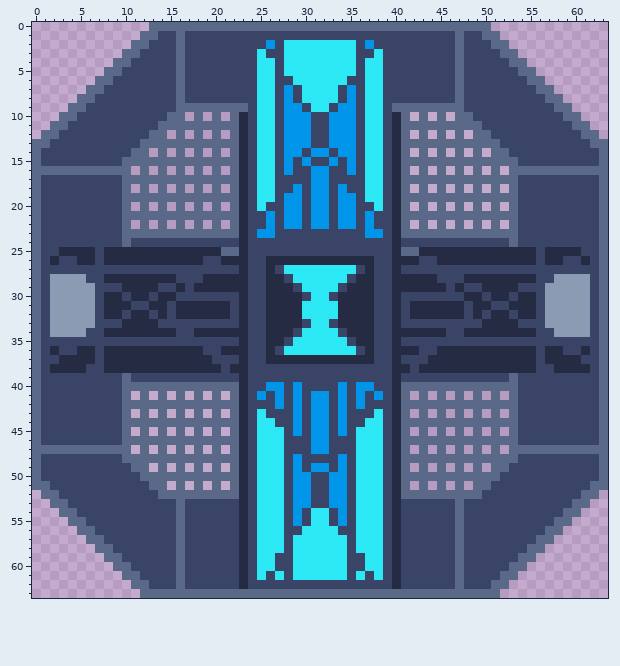
Pixel-art sprite: raw/power_station.png. Above, as it was before the edit.
The file is 64x64 pixels.
After:
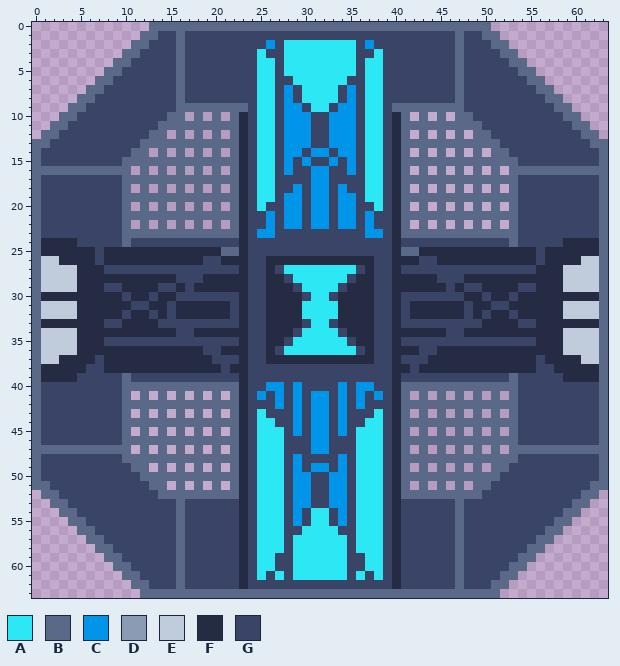
Palette (. is transparent): A #2ce8f5  B #5a6988  C #0095e9  D #8b9bb4  E #c0cbdc  F #262b44  G #3a4466
From old to new:
Colour D gives way to colour E in rows 28 to 29 at x 2 to 4 and 59 to 61; in rows 31 to 32 at x 2 to 4 and 59 to 61; in row 34 at x 2 to 4 and 59 to 61.
Colour F gives way to colour E in row 26 at x 2 and 61; in row 36 at x 2 and 61.
Colour G gives way to colour E in row 26 at x 1 and 62; in row 27 at x 1 to 4 and 59 to 62; in rows 28 to 29 at x 1 and 62; in rows 31 to 32 at x 1 and 62; in row 34 at x 1 and 62; in row 35 at x 1 to 4 and 59 to 62.
Colour G gives way to colour E in row 36 at x 1, 3 to 4, 59 to 60 and 62; in row 37 at x 1 to 2 and 61 to 62.
Colour D gives way to colour F in row 28 at x 5 and 58; in row 29 at x 5 to 6 and 57 to 58; in row 30 at x 2 to 6 and 57 to 61; in rows 31 to 32 at x 5 to 6 and 57 to 58; in row 33 at x 2 to 6 and 57 to 61; in row 34 at x 5 and 58.
Colour G gives way to colour F in row 24 at x 1 to 4 and 59 to 62; in row 25 at x 1 to 2 and 61 to 62; in row 26 at x 3 to 4 and 59 to 60; in row 27 at x 5 to 7 and 56 to 58; in row 28 at x 6 to 7 and 56 to 57; in row 29 at x 7 and 56.
Colour G gives way to colour F in row 30 at x 1, 7, 56 and 62; in rows 31 to 32 at x 7 and 56; in row 33 at x 1, 7, 56 and 62; in row 34 at x 6 to 7 and 56 to 57; in row 35 at x 5 to 7 and 56 to 58; in row 36 at x 7 and 56.
Colour G gives way to colour F in row 38 at x 1 and 62; in row 39 at x 1 to 4 and 59 to 62.
Changed places in both pictures, as pixel boxes (x1, y1, x2, y2):
changed: (41, 238, 104, 382)
changed: (536, 238, 599, 382)
